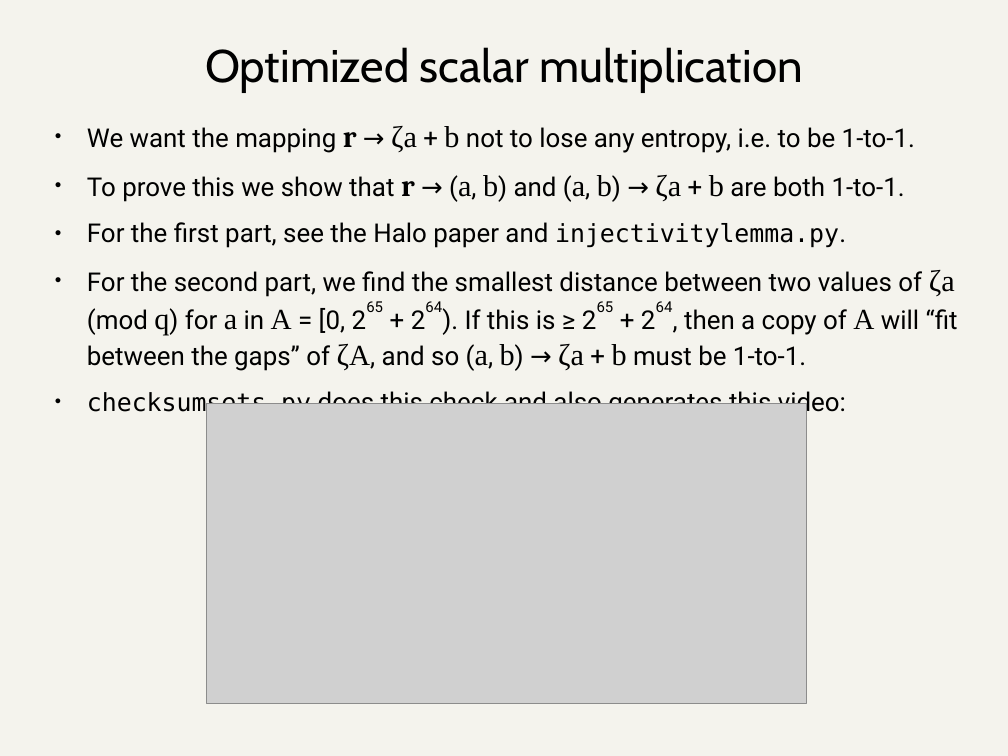
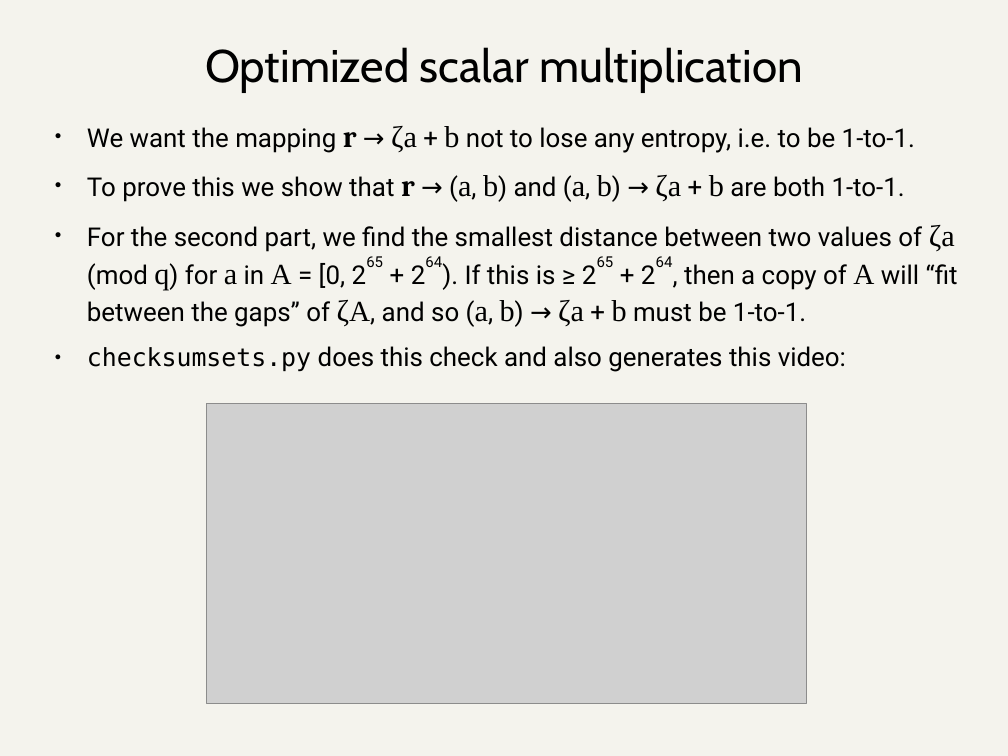
Before and after one commit to daira/halographs, a slide deck: slide 40 of halographs.odp (slide 38 before the commit). Drawn at 1008x756 pixels with LibreOffice and Linux fonts; fonts in the diff are those of the drawing; grey boxes stand for pictures. Boxes give left, top, right and bottom in pixels: in the first picture for what was removed or moved away, otherwise in the second. Text is boxed around its words. In the diff, an @@ line names an element or a change of style, - is before the commit and + after.

```diff
--- a/halographs.odp
+++ b/halographs.odp
@@ text at bbox=[87, 222, 839, 248]: paragraph removed @@
-● For the first part, see the Halo paper and injectivitylemma.py.
```
Also in this commit, not shown: 4 other slides changed, 2 slides added, 5 other files.
